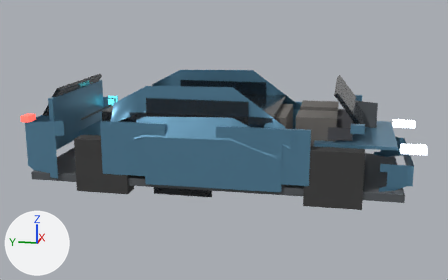
The glTF model assets/models/processed/sport_sedan.glb: old version first, new version second.
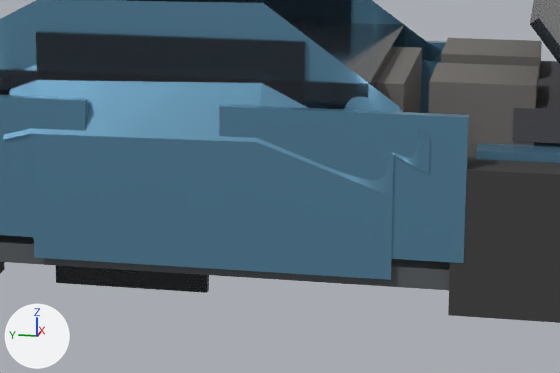
Each version is shown whole from a 50 mm lens placed at (-8.21, -1.67, 2.6), pointed at (-0.01, -0.03, 0.55), then close up on the part from 30% to 77% of the width and 31% to 81% of the height. The axes (+X, +Y, +Z) are drawn at lower left. The lights are the same throughout. The first two pictures are the older version. Where no turn or scale is listed for an object, it has been applied to the vertices.

In view in the first close-up: 'body_mesh', 'cab_mesh', 'dash', 'door_fr_mesh', 'door_rr_mesh', 'seat_l', 'seat_r', 'seat_rear', 'tire_fr', 'trim_mesh', 'window_fixed_r', 'window_fl_mesh', 'window_rl_mesh', 'window_rr_mesh' and 5 more.
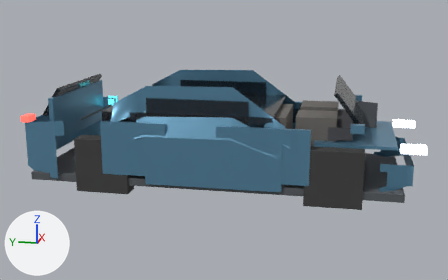
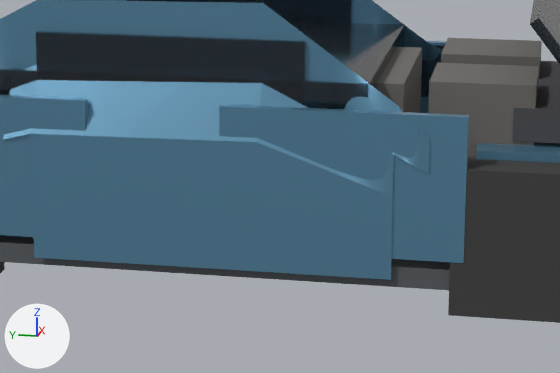
Diff of the bpy script that builds the scene:
```diff
--- a/assets/models/processed/sport_sedan.glb.py
+++ b/assets/models/processed/sport_sedan.glb.py
@@ ob_window_fl_mesh @@
 ob_window_fl_mesh.parent = ob_window_fl
-ob_window_fl_mesh.location = (-0.94, 1.845, -1.075)
+ob_window_fl_mesh.location = (-0.01, 0.575, -0.145)
 ob_window_fl_mesh.scale = (0.425, 0.425, 0.425)
@@ ob_window_fr_mesh @@
 ob_window_fr_mesh.parent = ob_window_fr
-ob_window_fr_mesh.location = (0.94, 1.845, -1.075)
+ob_window_fr_mesh.location = (0.01, 0.575, -0.145)
 ob_window_fr_mesh.scale = (0.425, 0.425, 0.425)
@@ ob_window_rl_mesh @@
 ob_window_rl_mesh.parent = ob_window_rl
-ob_window_rl_mesh.location = (-0.94, -0.105, -1.075)
+ob_window_rl_mesh.location = (-0.01, 0.425, -0.145)
 ob_window_rl_mesh.scale = (0.275, 0.275, 0.275)
@@ ob_window_rr_mesh @@
 ob_window_rr_mesh.parent = ob_window_rr
-ob_window_rr_mesh.location = (0.94, -0.105, -1.075)
+ob_window_rr_mesh.location = (0.01, 0.425, -0.145)
 ob_window_rr_mesh.scale = (0.275, 0.275, 0.275)
```

Boxes [x1, y1, x2, y2] around the edits, measured in the close-ups (560 x 373 px):
'window_rl_mesh', moved (not visible afterwards): before [108, 269, 208, 293]
'window_fl_mesh', moved: before [56, 265, 208, 290]; after [421, 45, 444, 97]
